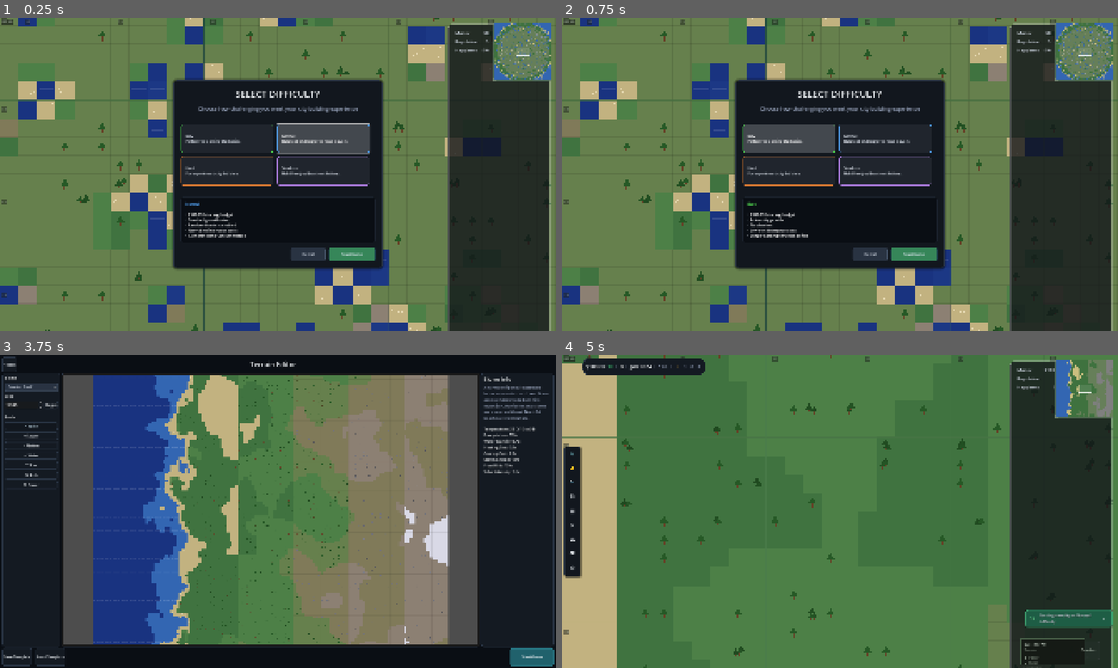
Above: before the commit, frames 1-4 (two rows, left to right).
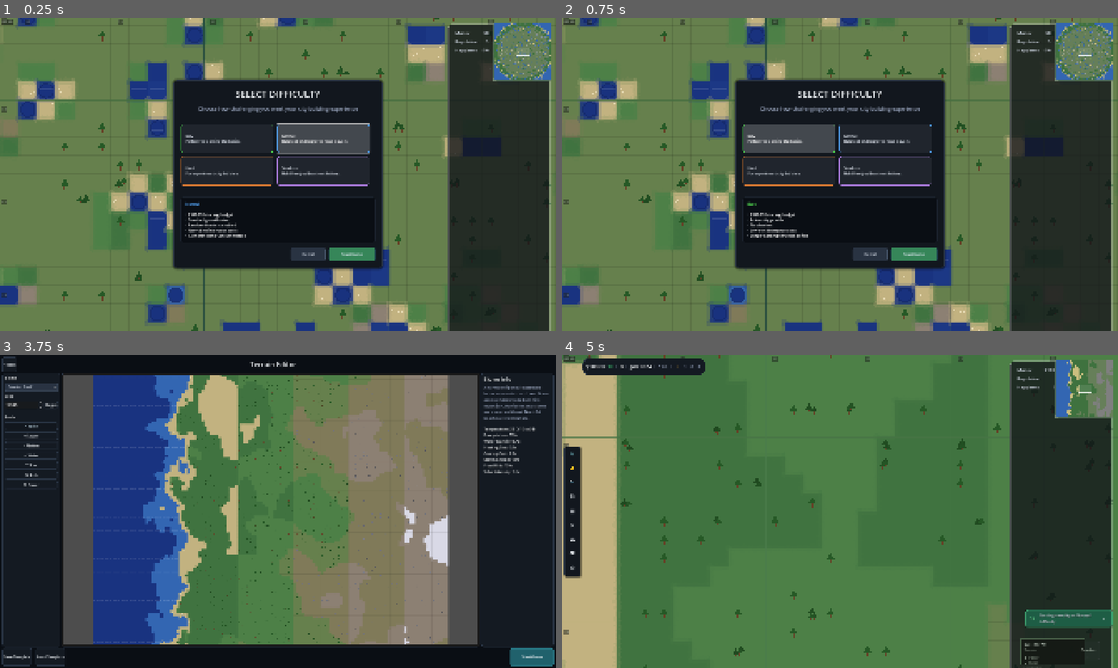
Above: after the commit, the same moments.

Repository: oudsteyn/silicon-springs
Game: Godot game, scene res://scenes/main.tscn
Two runs of this game, one before a commit and one after it. Both use one fixed random seed, a clock stepped at 60 frames per second and the inputs below.
Inputs:
- Up to frame 1 (0.25 s): no input
- Up to frame 2 (0.75 s): click "Easy Perfect for learning the…" at 0.5 s
- Up to frame 3 (3.75 s): click "Easy Perfect for learning the…" at 1.25 s; click "Normal Balanced challenge for…" at 2 s; click "Normal Balanced challenge for…" at 2.75 s; click "Start Game" at 3.5 s
- Up to frame 4 (5 s): click "Start Game" at 4.25 s

The runs differ from the first frame. In frame 1, 0.9% of the frame differs, in the area x 2-81%, y 0-99%; in frame 2, 0.9%; in frame 3, less than 0.1%; in frame 4, 0.3%.

Commit message:
Add curved corner road carving

Diff:
--- a/src/systems/building_renderer.gd
+++ b/src/systems/building_renderer.gd
@@ -264,6 +264,10 @@
 			for x in range(edge_width):
 				image.set_pixel(w - 1 - x, y, sidewalk_color)
 
+	# Curved corner geometry for L-turn road tiles.
+	if connection_count == 2 and has_vertical and has_horizontal:
+		_carve_road_inner_corner(image, w, h, has_north, has_south, has_east, has_west, sidewalk_color)
+
 	# Determine road type and draw appropriate lane lines
 	if connection_count >= 3:
 		# Intersection (3-way or 4-way) - draw crosswalks
@@ -364,6 +368,58 @@
 					image.set_pixel(x, y, edge_col)
 
 
+func _carve_road_inner_corner(
+	image: Image,
+	w: int,
+	h: int,
+	has_north: bool,
+	has_south: bool,
+	has_east: bool,
+	has_west: bool,
+	sidewalk_color: Color
+) -> void:
+	var cx = int(w * 0.5)
+	var cy = int(h * 0.5)
+	var radius = float(mini(w, h)) * 0.42
+	var radius_sq = radius * radius
+	var quadrant = _get_corner_quadrant(has_north, has_south, has_east, has_west)
+
+	for x in range(w):
+		for y in range(h):
+			if not _is_in_quadrant(x, y, cx, cy, quadrant):
+				continue
+			var dx = float(x - cx)
+			var dy = float(y - cy)
+			if (dx * dx + dy * dy) > radius_sq:
+				image.set_pixel(x, y, sidewalk_color)
+
+
+func _get_corner_quadrant(has_north: bool, has_south: bool, has_east: bool, has_west: bool) -> String:
+	if has_north and has_east:
+		return "sw"
+	if has_south and has_east:
+		return "nw"
+	if has_south and has_west:
+		return "ne"
+	if has_north and has_west:
+		return "se"
+	return ""
+
+
+func _is_in_quadrant(x: int, y: int, cx: int, cy: int, quadrant: String) -> bool:
+	match quadrant:
+		"sw":
+			return x <= cx and y >= cy
+		"se":
+			return x >= cx and y >= cy
+		"nw":
+			return x <= cx and y <= cy
+		"ne":
+			return x >= cx and y <= cy
+		_:
+			return false
+
+
 func _draw_power_line(image: Image, w: int, h: int, _base_color: Color, neighbors: Dictionary = {}) -> void:
 	image.fill(Color(0, 0, 0, 0))  # Transparent background
 
--- a/src/systems/terrain_renderer.gd
+++ b/src/systems/terrain_renderer.gd
@@ -60,6 +60,10 @@
 const TREE_COLOR: Color = Color(0.15, 0.35, 0.15)
 const ROCK_COLOR: Color = Color(0.45, 0.45, 0.48)
 const BEACH_COLOR: Color = Color(0.85, 0.8, 0.6)
+const TERRAIN_BLEND_ALPHA: float = 0.28
+const TERRAIN_BLEND_EDGE_WIDTH: float = 9.0
+const TERRAIN_BLEND_CORNER_RADIUS: float = 12.0
+const TERRAIN_BLEND_COLOR_DELTA: float = 0.025
 
 
 func _ready() -> void:
@@ -268,11 +272,15 @@
 	# Draw base terrain color
 	var base_color = _elevation_to_color(elev)
 	draw_rect(Rect2(pos, Vector2(GridConstants.CELL_SIZE, GridConstants.CELL_SIZE)), base_color)
+	_draw_cell_blend(cell, pos, elev, water_type)
 
 	# Draw water overlay if present
 	if water_type != TerrainSystem.WaterType.NONE:
 		var water_color = WATER_COLORS.get(water_type, Color.TRANSPARENT)
-		draw_rect(Rect2(pos, Vector2(GridConstants.CELL_SIZE, GridConstants.CELL_SIZE)), water_color)
+		if _is_isolated_pond_cell(cell, water_type):
+			_draw_round_pond(pos, water_color)
+		else:
+			draw_rect(Rect2(pos, Vector2(GridConstants.CELL_SIZE, GridConstants.CELL_SIZE)), water_color)
 		# Add subtle wave pattern
 		_draw_water_detail(pos, water_type)
 
@@ -433,6 +441,159 @@
 		draw_line(pos + Vector2(GridConstants.CELL_SIZE - 2, 0), pos + Vector2(GridConstants.CELL_SIZE - 2, GridConstants.CELL_SIZE), shadow_color, 2)
 
 
+func _draw_cell_blend(cell: Vector2i, pos: Vector2, elev: int, water_type: TerrainSystem.WaterType) -> void:
+	if terrain_system == null:
+		return
+	var current_surface = _get_surface_class(elev, water_type)
+	var current_color = _surface_color(current_surface, elev, water_type)
+
+	var north_diff = _draw_surface_blend_toward_neighbor(cell, pos, Vector2i.UP, current_surface, current_color)
+	var south_diff = _draw_surface_blend_toward_neighbor(cell, pos, Vector2i.DOWN, current_surface, current_color)
+	var east_diff = _draw_surface_blend_toward_neighbor(cell, pos, Vector2i.RIGHT, current_surface, current_color)
+	var west_diff = _draw_surface_blend_toward_neighbor(cell, pos, Vector2i.LEFT, current_surface, current_color)
+
+	if north_diff and east_diff:
+		_draw_blend_corner(pos + Vector2(GridConstants.CELL_SIZE, 0.0), current_color)
+	if south_diff and east_diff:
+		_draw_blend_corner(pos + Vector2(GridConstants.CELL_SIZE, GridConstants.CELL_SIZE), current_color)
+	if south_diff and west_diff:
+		_draw_blend_corner(pos + Vector2(0.0, GridConstants.CELL_SIZE), current_color)
+	if north_diff and west_diff:
+		_draw_blend_corner(pos, current_color)
+
+
+func _draw_surface_blend_toward_neighbor(
+	cell: Vector2i,
+	pos: Vector2,
+	dir: Vector2i,
+	current_surface: String,
+	current_color: Color
+) -> bool:
+	var neighbor = cell + dir
+	if not GridConstants.is_valid_cell(neighbor):
+		return false
+
+	var neighbor_elev = terrain_system.get_elevation(neighbor)
+	var neighbor_water = terrain_system.get_water(neighbor)
+	var neighbor_surface = _get_surface_class(neighbor_elev, neighbor_water)
+	var neighbor_color = _surface_color(neighbor_surface, neighbor_elev, neighbor_water)
+	if not _should_blend_transition(current_surface, current_color, neighbor_surface, neighbor_color):
+		return false
+
+	var color = _blend_surface_color(current_color, neighbor_color)
+	_draw_edge_band_with_jitter(cell, pos, dir, color)
+
+	return true
+
+
+func _draw_blend_corner(corner_pos: Vector2, current_color: Color) -> void:
+	draw_circle(corner_pos, TERRAIN_BLEND_CORNER_RADIUS, Color(current_color.r, current_color.g, current_color.b, TERRAIN_BLEND_ALPHA * 0.75))
+
+
+func _get_surface_class(elev: int, water_type: TerrainSystem.WaterType) -> String:
+	if water_type != TerrainSystem.WaterType.NONE:
+		return "water"
+	if elev <= -1:
+		return "sand"
+	if elev >= 3:
+		return "rock"
+	return "grass"
+
+
+func _surface_color(surface: String, elev: int, water_type: TerrainSystem.WaterType) -> Color:
+	match surface:
+		"water":
+			return WATER_COLORS.get(water_type, WATER_COLORS[TerrainSystem.WaterType.LAKE])
+		"sand":
+			return ELEVATION_COLORS[-1]
+		"rock":
+			return _elevation_to_color(elev)
+		_:
+			return _elevation_to_color(elev)
+
+
+func _blend_surface_color(a: Color, b: Color) -> Color:
+	var mixed = a.lerp(b, 0.5)
+	return Color(mixed.r, mixed.g, mixed.b, TERRAIN_BLEND_ALPHA)
+
+
+func _should_blend_transition(current_surface: String, current_color: Color, neighbor_surface: String, neighbor_color: Color) -> bool:
+	if neighbor_surface != current_surface:
+		return true
+	return _color_delta(current_color, neighbor_color) >= TERRAIN_BLEND_COLOR_DELTA
+
+
+func _color_delta(a: Color, b: Color) -> float:
+	return maxf(maxf(abs(a.r - b.r), abs(a.g - b.g)), abs(a.b - b.b))
+
+
+func _draw_edge_band_with_jitter(cell: Vector2i, pos: Vector2, dir: Vector2i, color: Color) -> void:
+	var width = TERRAIN_BLEND_EDGE_WIDTH
+	if dir == Vector2i.UP:
+		draw_rect(Rect2(pos, Vector2(GridConstants.CELL_SIZE, width)), color)
+	elif dir == Vector2i.DOWN:
+		draw_rect(Rect2(pos + Vector2(0.0, GridConstants.CELL_SIZE - width), Vector2(GridConstants.CELL_SIZE, width)), color)
+	elif dir == Vector2i.RIGHT:
+		draw_rect(Rect2(pos + Vector2(GridConstants.CELL_SIZE - width, 0.0), Vector2(width, GridConstants.CELL_SIZE)), color)
+	else:
+		draw_rect(Rect2(pos, Vector2(width, GridConstants.CELL_SIZE)), color)
+
+	# Avoid painterly dabs for water transitions to keep pond/lake edges clean.
+	if _is_water_like_color(color):
+		return
+
+	# Break straight lines with deterministic painterly noise along the edge.
+	var steps = 6
+	for i in range(steps):
+		var t = float(i + 1) / float(steps + 1)
+		var jitter = (_edge_hash01(cell, dir, i) - 0.5) * width * 0.9
+		var radius = width * (0.28 + _edge_hash01(cell, dir, i + 17) * 0.35)
+		var p = pos
+		if dir == Vector2i.UP:
+			p += Vector2(t * GridConstants.CELL_SIZE, width + jitter)
+		elif dir == Vector2i.DOWN:
+			p += Vector2(t * GridConstants.CELL_SIZE, GridConstants.CELL_SIZE - width + jitter)
+		elif dir == Vector2i.RIGHT:
+			p += Vector2(GridConstants.CELL_SIZE - width + jitter, t * GridConstants.CELL_SIZE)
+		else:
+			p += Vector2(width + jitter, t * GridConstants.CELL_SIZE)
+		draw_circle(p, radius, Color(color.r, color.g, color.b, color.a * 0.52))
+
+
+func _edge_hash01(cell: Vector2i, dir: Vector2i, salt: int) -> float:
+	var h = int(cell.x) * 73856093
+	h ^= int(cell.y) * 19349663
+	h ^= int(dir.x + 2) * 83492791
+	h ^= int(dir.y + 2) * 2654435761
+	h ^= salt * 374761393
+	h = (h ^ (h >> 13)) * 1274126177
+	h = h ^ (h >> 16)
+	var positive = abs(h % 10000)
+	return float(positive) / 9999.0
+
+
+func _is_isolated_pond_cell(cell: Vector2i, water_type: TerrainSystem.WaterType) -> bool:
+	if water_type == TerrainSystem.WaterType.NONE or terrain_system == null:
+		return false
+	for dir in [Vector2i.UP, Vector2i.DOWN, Vector2i.LEFT, Vector2i.RIGHT]:
+		var neighbor = cell + dir
+		if GridConstants.is_valid_cell(neighbor) and terrain_system.get_water(neighbor) != TerrainSystem.WaterType.NONE:
+			return false
+	return true
+
+
+func _draw_round_pond(pos: Vector2, water_color: Color) -> void:
+	var center = pos + Vector2(GridConstants.CELL_SIZE * 0.5, GridConstants.CELL_SIZE * 0.5)
+	var outer_r = GridConstants.CELL_SIZE * 0.42
+	var inner_r = GridConstants.CELL_SIZE * 0.34
+	draw_circle(center, outer_r, Color(water_color.r * 0.8, water_color.g * 0.82, water_color.b * 0.85, 0.85))
+	draw_circle(center, inner_r, water_color)
+
+
+func _is_water_like_color(c: Color) -> bool:
+	return c.b > c.g and c.b > c.r and c.a >= (TERRAIN_BLEND_ALPHA * 0.7)
+
+
 func _get_visible_rect() -> Rect2:
 	if camera:
 		var viewport_size = get_viewport_rect().size
--- /dev/null
+++ b/tests/test_building_renderer_roads.gd
@@ -0,0 +1,56 @@
+extends TestBase
+
+const BuildingRendererScript = preload("res://src/systems/building_renderer.gd")
+const BuildingDataScript = preload("res://src/resources/building_data.gd")
+var _to_free: Array = []
+
+
+func after_each() -> void:
+	for i in range(_to_free.size() - 1, -1, -1):
+		var instance = _to_free[i]
+		if is_instance_valid(instance):
+			instance.free()
+	_to_free.clear()
+
+
+func _track(instance):
+	_to_free.append(instance)
+	return instance
+
+
+func _color_close(a: Color, b: Color, eps: float = 0.02) -> bool:
+	return abs(a.r - b.r) <= eps and abs(a.g - b.g) <= eps and abs(a.b - b.b) <= eps and abs(a.a - b.a) <= eps
+
+
+func test_corner_roads_carve_inner_quadrant_for_rounded_turn() -> void:
+	var renderer = _track(BuildingRendererScript.new())
+	var data = BuildingDataScript.new()
+	data.id = "road"
+	data.building_type = "road"
+	data.size = Vector2i.ONE
+	data.color = Color.WHITE
+
+	var texture = renderer._generate_texture(data, 1, {
+		"north": 1,
+		"south": 0,
+		"east": 1,
+		"west": 0
+	})
+	var image = texture.get_image()
+	var w = image.get_width()
+	var h = image.get_height()
+
+	var sidewalk = Color(0.45, 0.45, 0.42, 1.0)
+	var carved_pixel = image.get_pixel(4, h - 5)
+	assert_true(_color_close(carved_pixel, sidewalk), "Expected carved inner corner to be sidewalk")
+
+	var road_pixel = image.get_pixel(w - 6, 6)
+	assert_false(_color_close(road_pixel, sidewalk), "Expected connected arm to remain road")
+
+
+func test_corner_quadrant_mapping_matches_connection_orientation() -> void:
+	var renderer = _track(BuildingRendererScript.new())
+	assert_eq(renderer._get_corner_quadrant(true, false, true, false), "sw")
+	assert_eq(renderer._get_corner_quadrant(false, true, true, false), "nw")
+	assert_eq(renderer._get_corner_quadrant(false, true, false, true), "ne")
+	assert_eq(renderer._get_corner_quadrant(true, false, false, true), "se")
--- /dev/null
+++ b/tests/test_terrain_renderer_blending.gd
@@ -0,0 +1,71 @@
+extends TestBase
+
+const TerrainRendererScript = preload("res://src/systems/terrain_renderer.gd")
+const TerrainSystemScript = preload("res://src/systems/terrain_system.gd")
+var _to_free: Array = []
+
+
+func after_each() -> void:
+	for i in range(_to_free.size() - 1, -1, -1):
+		var instance = _to_free[i]
+		if is_instance_valid(instance):
+			instance.free()
+	_to_free.clear()
+
+
+func _track(instance):
+	_to_free.append(instance)
+	return instance
+
+
+func test_surface_class_prioritizes_water_then_sand_then_rock() -> void:
+	var renderer = _track(TerrainRendererScript.new())
+	assert_eq(renderer._get_surface_class(0, TerrainSystemScript.WaterType.LAKE), "water")
+	assert_eq(renderer._get_surface_class(-1, TerrainSystemScript.WaterType.NONE), "sand")
+	assert_eq(renderer._get_surface_class(4, TerrainSystemScript.WaterType.NONE), "rock")
+	assert_eq(renderer._get_surface_class(1, TerrainSystemScript.WaterType.NONE), "grass")
+
+
+func test_blend_surface_color_returns_translucent_midpoint() -> void:
+	var renderer = _track(TerrainRendererScript.new())
+	var a = Color(0.2, 0.4, 0.6, 1.0)
+	var b = Color(0.8, 0.6, 0.2, 1.0)
+	var blended = renderer._blend_surface_color(a, b)
+
+	assert_approx(blended.r, 0.5, 0.01)
+	assert_approx(blended.g, 0.5, 0.01)
+	assert_approx(blended.b, 0.4, 0.01)
+	assert_approx(blended.a, TerrainRendererScript.TERRAIN_BLEND_ALPHA, 0.001)
+
+
+func test_should_blend_transition_for_same_surface_when_color_shift_is_large() -> void:
+	var renderer = _track(TerrainRendererScript.new())
+	var a = Color(0.30, 0.50, 0.30, 1.0)
+	var b = Color(0.45, 0.62, 0.40, 1.0)
+	assert_true(renderer._should_blend_transition("grass", a, "grass", b))
+
+
+func test_should_not_blend_transition_for_same_surface_when_color_shift_is_small() -> void:
+	var renderer = _track(TerrainRendererScript.new())
+	var a = Color(0.30, 0.50, 0.30, 1.0)
+	var b = Color(0.32, 0.52, 0.31, 1.0)
+	assert_false(renderer._should_blend_transition("grass", a, "grass", b))
+
+
+func test_is_isolated_pond_cell_detects_single_tile_water() -> void:
+	var renderer = _track(TerrainRendererScript.new())
+	var terrain = _track(TerrainSystemScript.new())
+	renderer.terrain_system = terrain
+	terrain.set_water(Vector2i(10, 10), TerrainSystemScript.WaterType.POND)
+
+	assert_true(renderer._is_isolated_pond_cell(Vector2i(10, 10), TerrainSystemScript.WaterType.POND))
+
+
+func test_is_isolated_pond_cell_false_when_adjacent_water_exists() -> void:
+	var renderer = _track(TerrainRendererScript.new())
+	var terrain = _track(TerrainSystemScript.new())
+	renderer.terrain_system = terrain
+	terrain.set_water(Vector2i(11, 11), TerrainSystemScript.WaterType.POND)
+	terrain.set_water(Vector2i(12, 11), TerrainSystemScript.WaterType.POND)
+
+	assert_false(renderer._is_isolated_pond_cell(Vector2i(11, 11), TerrainSystemScript.WaterType.POND))
Not shown, added: tests/test_building_renderer_roads.gd.uid
Not shown, added: tests/test_terrain_renderer_blending.gd.uid
